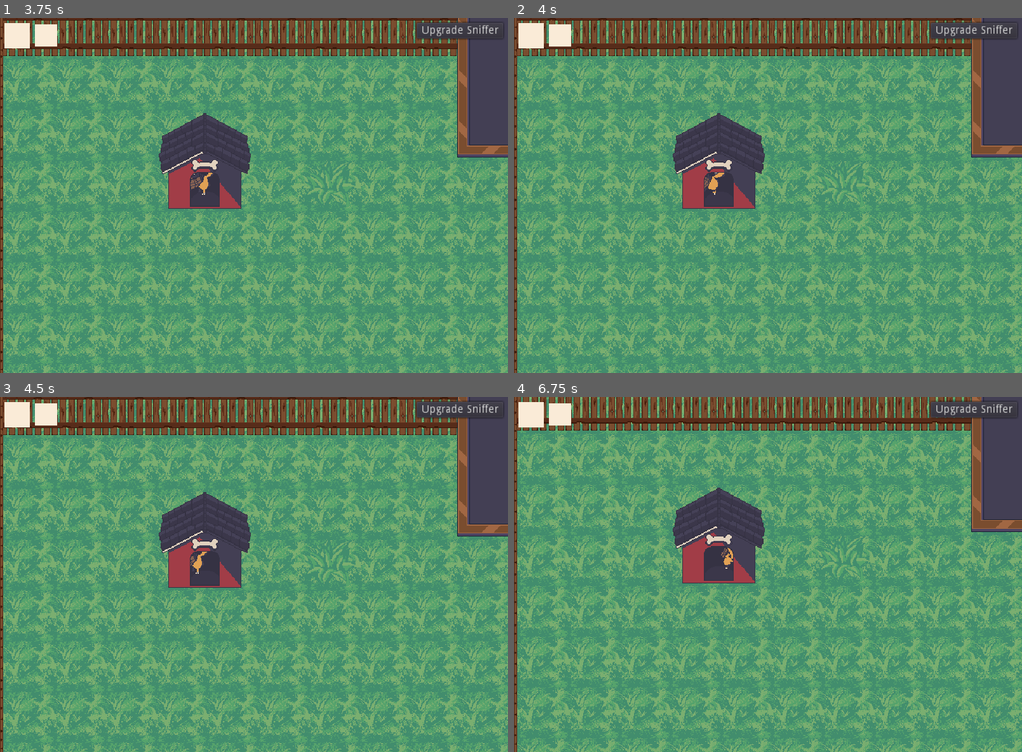
Above: before the commit, frames 1-4 (two rows, left to right).
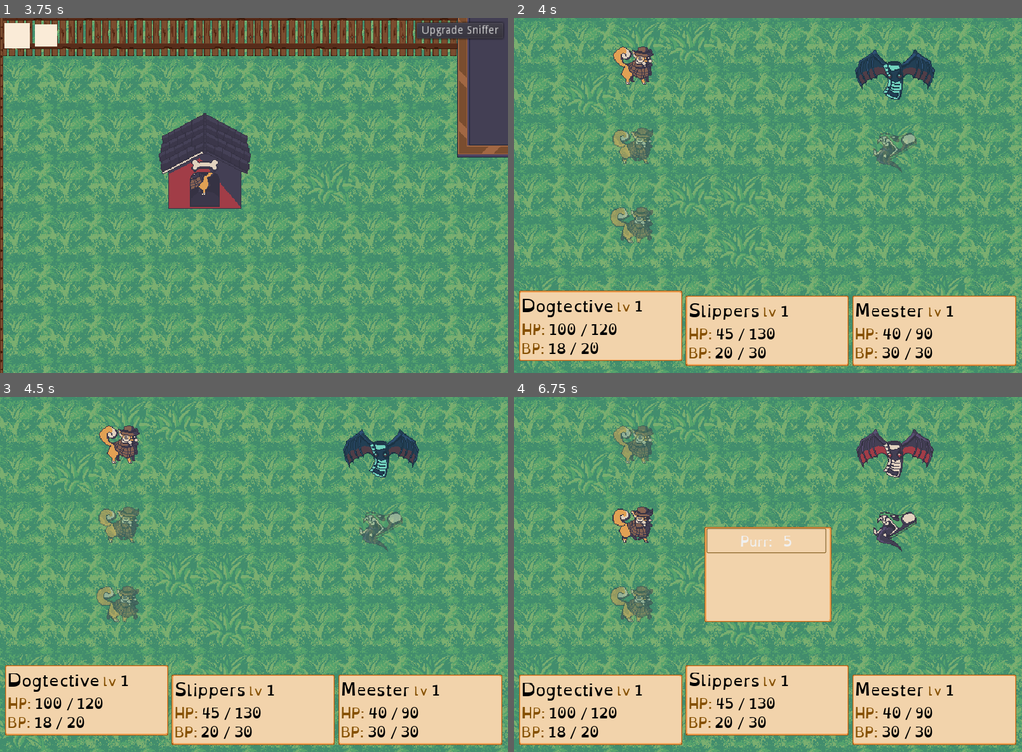
Above: after the commit, the same moments.

Repository: WolfgangSenff/GWJ2YrAnniversary
Game: Godot game, scene res://Maps/OutsideLevel.tscn
Two runs of this game, one before a commit and one after it. Both use one fixed random seed, a clock stepped at 60 frames per second and the inputs below. Sound files missing from this copy of the repository are replaced by a short silence.
Inputs (mouse positions are in pixels of both pictures, inside the frame that each line leads up to):
- Up to frame 1 (3.75 s): tap Enter (ui_accept) at 0.5, 0.77, 1.52, 3.02 s; move the mouse to (365, 177) at 0.52 s; hold Right (ui_right) 0.53-1.28 s; move the mouse to (152, 213) at 1.27 s; hold Down (ui_down) 1.28-2.03 s; move the mouse to (304, 117) at 2.02 s; hold Right (ui_right) 2.03-2.78 s; move the mouse to (228, 266) at 2.77 s; hold Up (ui_up) 2.78-3.53 s; move the mouse to (406, 248) at 3.52 s; hold Left (ui_left) from 3.53 s (still down)
- Up to frame 2 (4 s): keep holding Left (ui_left); tap Enter (ui_accept) at 3.77 s
- Up to frame 3 (4.5 s): keep holding Left (ui_left); move the mouse to (101, 521) at 4.27 s
- Up to frame 4 (6.75 s): tap Enter (ui_accept) at 4.52, 6.02 s; move the mouse to (793, 574) at 5.02 s; release Left (ui_left) at 5.03 s; hold Down (ui_down) 5.03-5.78 s; move the mouse to (691, 485) at 5.77 s; hold Right (ui_right) 5.78-6.53 s; move the mouse to (879, 556) at 6.52 s; hold Up (ui_up) from 6.53 s (still down)

Frame 1 is identical in both runs. In frame 2, 61% of the frame differs, in the area x 0-100%, y 0-100%; in frame 3, 61%; in frame 4, 65%.

Commit message:
Add more sprites/objects to the kitchen. (#14)

Diff:
--- a/Maps/OutsideLevel.tscn
+++ b/Maps/OutsideLevel.tscn
@@ -145,8 +145,8 @@
 DialogRes = ExtResource( 8 )
 
 [node name="BattleSearcher" parent="Actions" index="0" instance=ExtResource( 4 )]
-max_steps = 2000
-min_steps = 1000
+max_steps = 200
+min_steps = 100
 monster_groups = [ ExtResource( 5 ), ExtResource( 6 ) ]
 
 [node name="CollisionShape2D" type="CollisionShape2D" parent="Actions/BattleSearcher" index="0"]
--- a/Maps/RichardsHouse.tscn
+++ b/Maps/RichardsHouse.tscn
@@ -1,7 +1,10 @@
-[gd_scene load_steps=3 format=2]
+[gd_scene load_steps=6 format=2]
 
 [ext_resource path="res://Maps/LevelBase.tscn" type="PackedScene" id=1]
 [ext_resource path="res://Actions/MapChange.tscn" type="PackedScene" id=2]
+[ext_resource path="res://Objects/Refrigerator.tscn" type="PackedScene" id=3]
+[ext_resource path="res://Objects/KitchenCounter.tscn" type="PackedScene" id=4]
+[ext_resource path="res://Objects/KitchenTable.tscn" type="PackedScene" id=5]
 
 [node name="RichardsHouse" instance=ExtResource( 1 )]
 music_track = "nostalgia theme"
@@ -14,6 +17,15 @@
 
 [node name="Dogtective" parent="YSortTileMap" index="0"]
 position = Vector2( 774, 1000 )
+
+[node name="Refrigerator" parent="YSortTileMap/Objects" index="0" instance=ExtResource( 3 )]
+position = Vector2( 1261, 240 )
+
+[node name="KitchenCounter" parent="YSortTileMap/Objects" index="1" instance=ExtResource( 4 )]
+position = Vector2( 1520, 224 )
+
+[node name="KitchenTable" parent="YSortTileMap/Objects" index="2" instance=ExtResource( 5 )]
+position = Vector2( 1280, 557 )
 
 [node name="RichardsRoomMap" parent="Actions" index="0" instance=ExtResource( 2 )]
 position = Vector2( 352, -1 )
--- /dev/null
+++ b/Objects/KitchenCounter.tscn
@@ -0,0 +1,22 @@
+[gd_scene load_steps=4 format=2]
+
+[ext_resource path="res://assets/sprites/tiles/kitchen_counter.png" type="Texture" id=1]
+
+[sub_resource type="RectangleShape2D" id=1]
+extents = Vector2( 61, 39 )
+
+[sub_resource type="RectangleShape2D" id=2]
+extents = Vector2( 32, 32 )
+
+[node name="KitchenCounter" type="StaticBody2D"]
+
+[node name="Sprite" type="Sprite" parent="."]
+texture = ExtResource( 1 )
+
+[node name="CollisionShape2D" type="CollisionShape2D" parent="."]
+position = Vector2( 3, -9 )
+shape = SubResource( 1 )
+
+[node name="CollisionShape2D2" type="CollisionShape2D" parent="."]
+position = Vector2( 32, 62 )
+shape = SubResource( 2 )
--- /dev/null
+++ b/Objects/KitchenTable.tscn
@@ -0,0 +1,27 @@
+[gd_scene load_steps=4 format=2]
+
+[ext_resource path="res://assets/sprites/tiles/kitchen_table_legs.png" type="Texture" id=1]
+[ext_resource path="res://assets/sprites/tiles/kitchen_table_top.png" type="Texture" id=2]
+
+[sub_resource type="CapsuleShape2D" id=1]
+radius = 5.0
+height = 32.0
+
+[node name="KitchenTable" type="StaticBody2D"]
+
+[node name="TopSprite" type="Sprite" parent="."]
+position = Vector2( 0, -124.5 )
+z_index = 3
+texture = ExtResource( 2 )
+
+[node name="LegsSprite" type="Sprite" parent="."]
+position = Vector2( 0, -28.5 )
+texture = ExtResource( 1 )
+
+[node name="CollisionShape2D" type="CollisionShape2D" parent="."]
+position = Vector2( -82, -25.5 )
+shape = SubResource( 1 )
+
+[node name="CollisionShape2D2" type="CollisionShape2D" parent="."]
+position = Vector2( 82, -25.5 )
+shape = SubResource( 1 )
--- /dev/null
+++ b/Objects/Refrigerator.tscn
@@ -0,0 +1,17 @@
+[gd_scene load_steps=3 format=2]
+
+[ext_resource path="res://assets/sprites/tiles/kitchen_refigerator.png" type="Texture" id=1]
+
+[sub_resource type="RectangleShape2D" id=1]
+extents = Vector2( 31, 22 )
+
+[node name="Refrigerator" type="StaticBody2D"]
+
+[node name="Sprite" type="Sprite" parent="."]
+position = Vector2( -32, -125 )
+texture = ExtResource( 1 )
+centered = false
+
+[node name="CollisionShape2D" type="CollisionShape2D" parent="."]
+position = Vector2( 0, -23 )
+shape = SubResource( 1 )
Binary file added: assets/sprites/tiles/kitchen.png
Not shown, added: assets/sprites/tiles/kitchen.png.import
Binary file added: assets/sprites/tiles/kitchen_counter.png
Not shown, added: assets/sprites/tiles/kitchen_counter.png.import
Binary file added: assets/sprites/tiles/kitchen_refigerator.png
Not shown, added: assets/sprites/tiles/kitchen_refigerator.png.import
Binary file added: assets/sprites/tiles/kitchen_table.png
Not shown, added: assets/sprites/tiles/kitchen_table.png.import
Binary file added: assets/sprites/tiles/kitchen_table_legs.png
Not shown, added: assets/sprites/tiles/kitchen_table_legs.png.import
Binary file added: assets/sprites/tiles/kitchen_table_top.png
Not shown, added: assets/sprites/tiles/kitchen_table_top.png.import
(and 1 more such lines)
